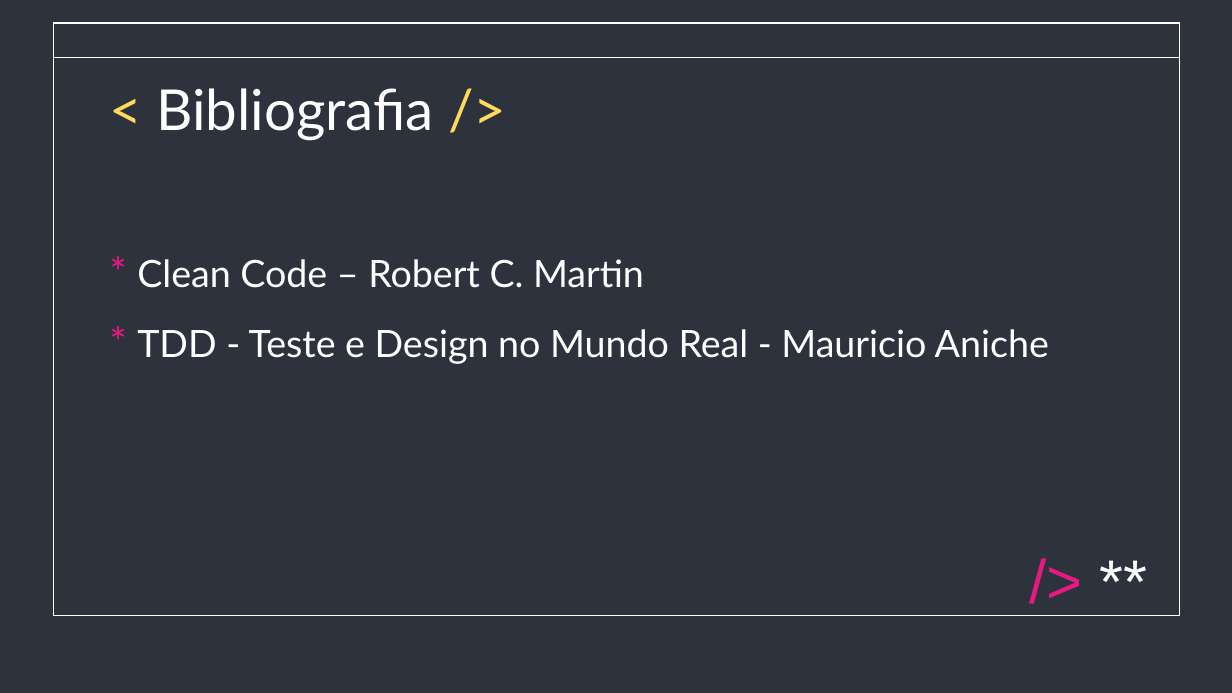
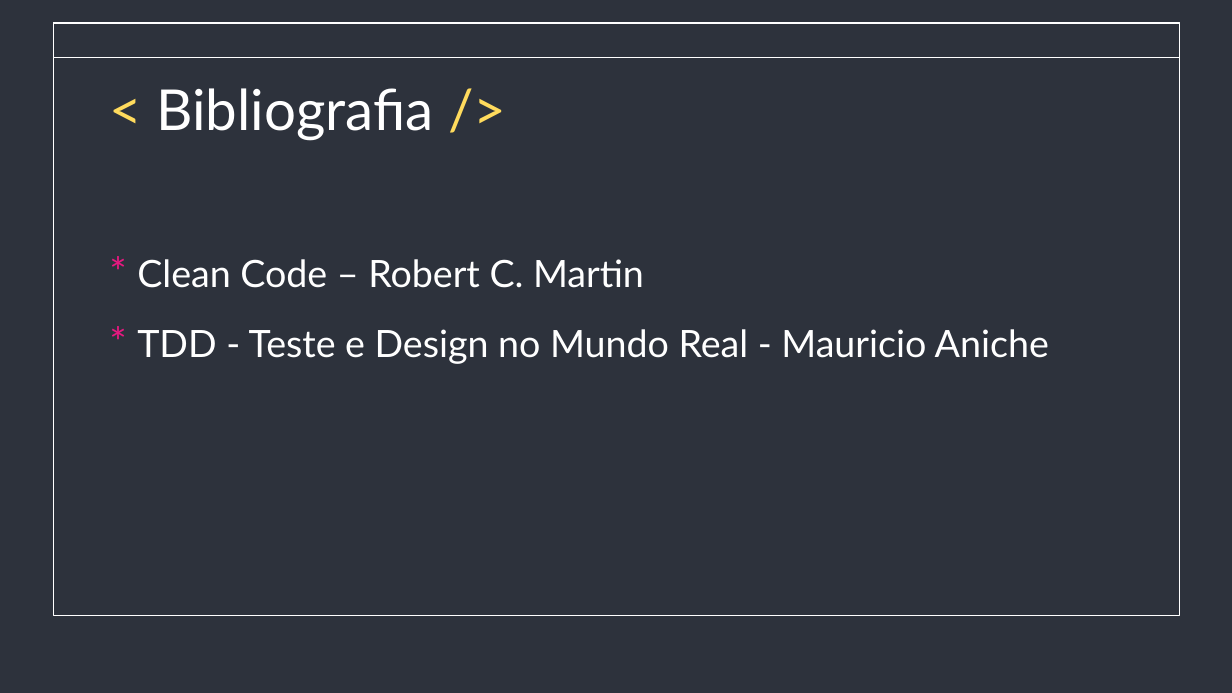
Before and after one commit to saintalex93/TestingHabitPresentation, a slide deck: slide 25 of Testes - Semana de qualidade.pptx (slide 24 before the commit). Drawn at 1232x693 pixels with LibreOffice and Linux fonts; fonts in the diff are those of the drawing. Boxes give left, top, right and bottom in pixels: in the first picture for what was removed or moved away, otherwise in the second. Text is boxed around its words. In the diff, an @@ line names an element or a change of style, - is before the commit and + after.

```diff
--- a/Testes - Semana de qualidade.pptx
+++ b/Testes - Semana de qualidade.pptx
@@ text removed at box(1007, 538, 1170, 625) @@
-/> **
```
Also in this commit, not shown: 2 other slides changed, 1 slide added.
